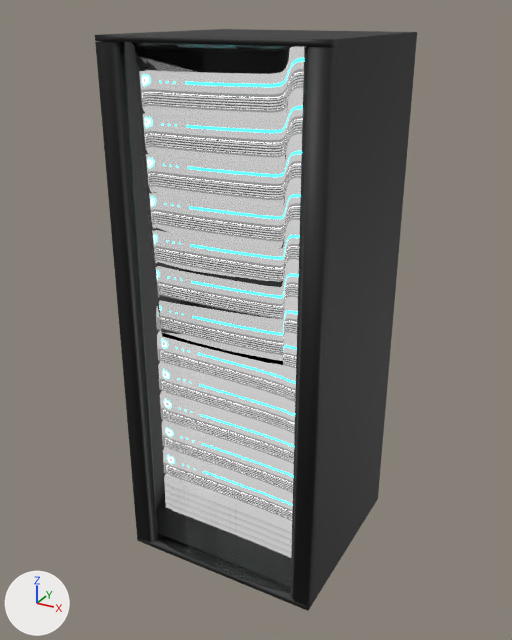
Before and after pictures for a commit that changed the glTF model models/rpo/server/server.glb.
The view is the same before and after, from a 50 mm lens placed at (1.8, -3.08, 1.61), pointed at (-0.03, 0.24, -0.05). The lights are fixed; the arrows at lower left show +X, +Y and +Z.

Names of what the first picture shows: 'SERVER'.
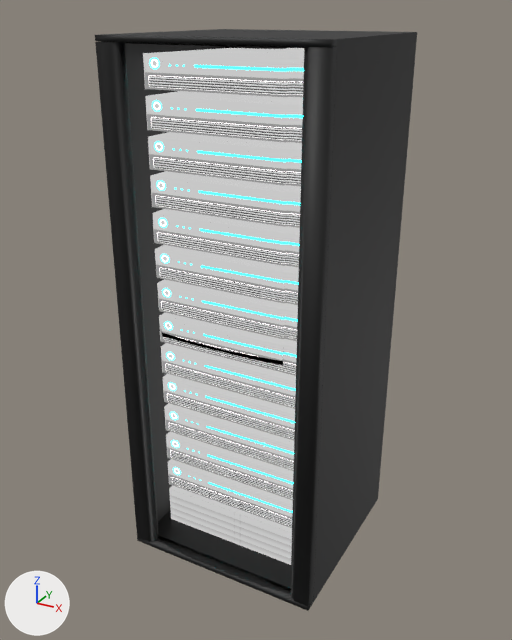
Commit message: upd server

Location of each change, (x1, y1, x2, y2) in pixels of the pictures (512 x 640 px):
```json
{"object": "SERVER", "change": "surface changed", "before": [122, 39, 309, 595], "after": [122, 39, 309, 595]}
```

The change, as JSON lines over the scene's bpy script:
```json
{"op": "set", "path": "mat_glass.ior", "old": "1.45", "new": "1.01"}
```
